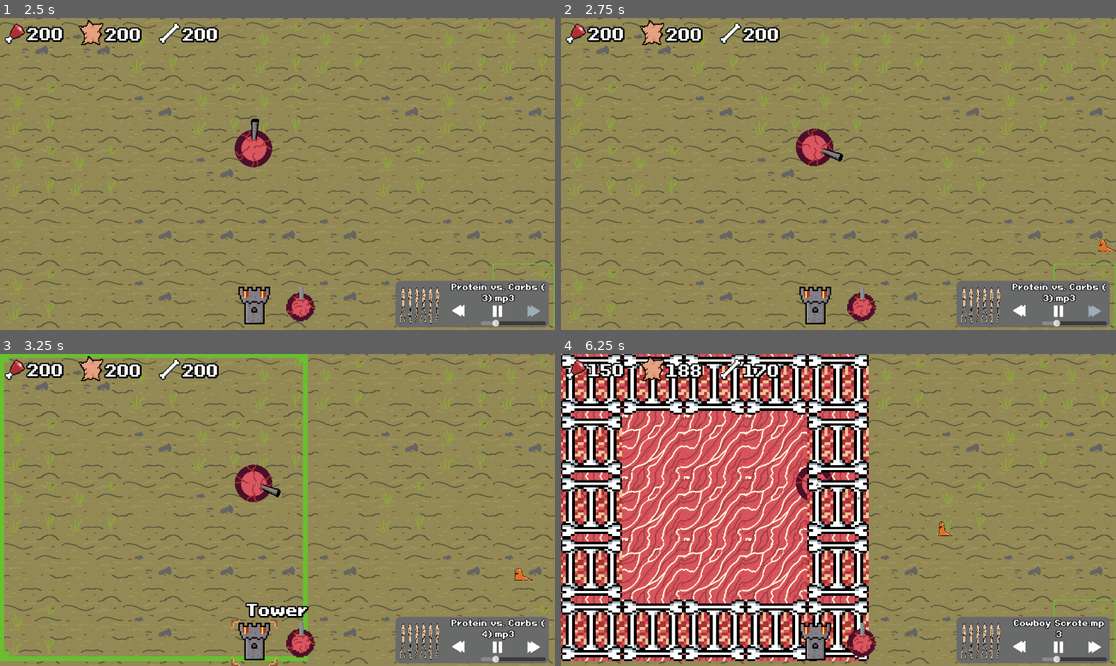
Above: before the commit, frames 1-4 (two rows, left to right).
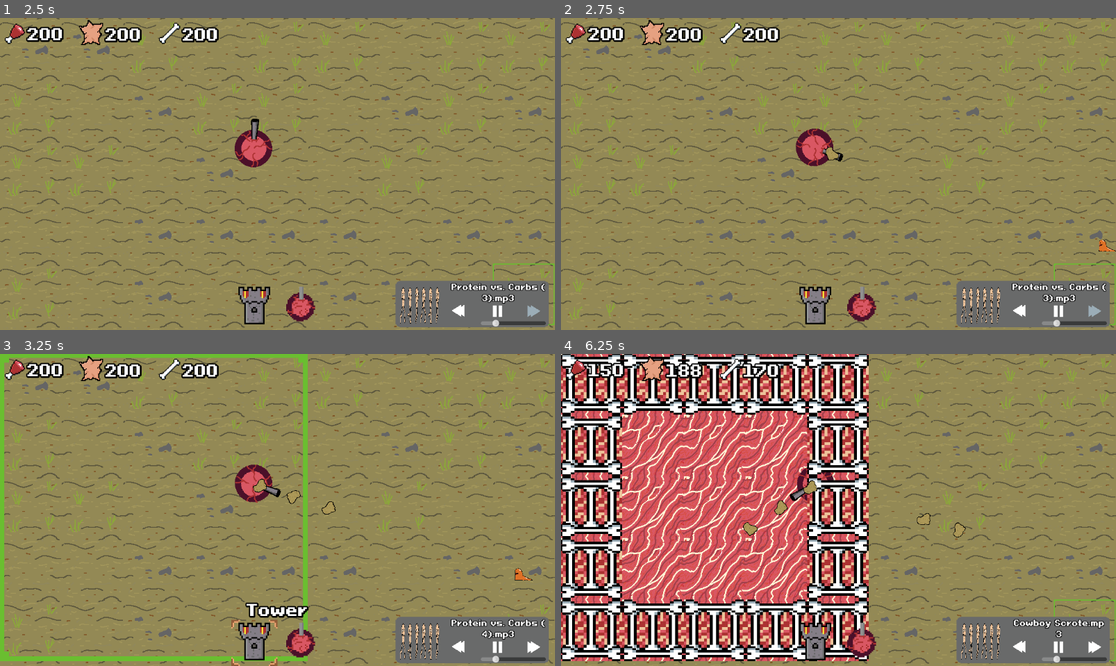
Above: after the commit, the same moments.

Repository: PhilipSBeck/Ludum-Dare-56
Game: Godot game, scene res://Levels/TitleScreen.tscn
Two runs of this game, one before a commit and one after it. Both use one fixed random seed, a clock stepped at 60 frames per second and the inputs below. Sound files missing from this copy of the repository are replaced by a short silence.
Inputs (mouse positions are in pixels of both pictures, inside the frame that each line leads up to):
- Up to frame 1 (2.5 s): click "Start" at 0.5 s; click (532, 311) at 1.25 s; click (532, 311) at 2 s
- Up to frame 2 (2.75 s): no input
- Up to frame 3 (3.25 s): click (255, 644) at 2.75 s
- Up to frame 4 (6.25 s): click (860, 644) at 3.5 s; click (1021, 647) at 4.25 s; click (1060, 647) at 5 s; click (1060, 647) at 5.75 s

Frame 1 is identical in both runs. In frame 2, less than 0.1% of the frame differs, in the area x 46-51%, y 41-46%; in frame 3, 0.2%; in frame 4, 0.6%, in the area x 32-73%, y 35-59%.

Commit message:
update scale and speed on potato

Diff:
--- a/Scripts/Units/Projectiles/potato.gd
+++ b/Scripts/Units/Projectiles/potato.gd
@@ -2,7 +2,7 @@
 
 @export var target: Node2D = null
 var last_pos: Vector2 = Vector2(0, 0)
-@export var speed: float = 100.0
+@export var speed: float = 250.0
 var spin_speed: float = 0
 var damage: int = 1
 
--- a/Unit/Potato.tscn
+++ b/Unit/Potato.tscn
@@ -12,7 +12,7 @@
 script = ExtResource("2_fv1r4")
 
 [node name="PotatoSprite" type="Sprite2D" parent="."]
-scale = Vector2(0.1, 0.1)
+scale = Vector2(0.5, 0.5)
 texture = ExtResource("1_acygx")
 
 [node name="CollisionShape2D" type="CollisionShape2D" parent="."]
